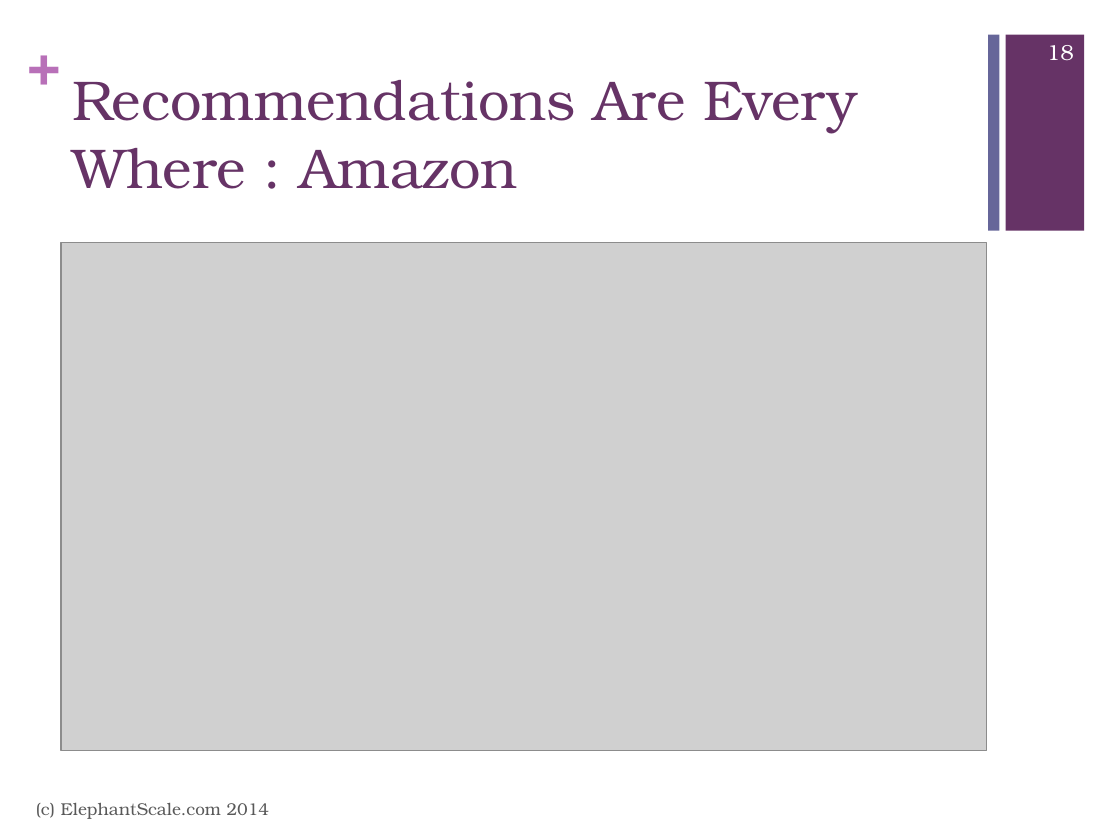
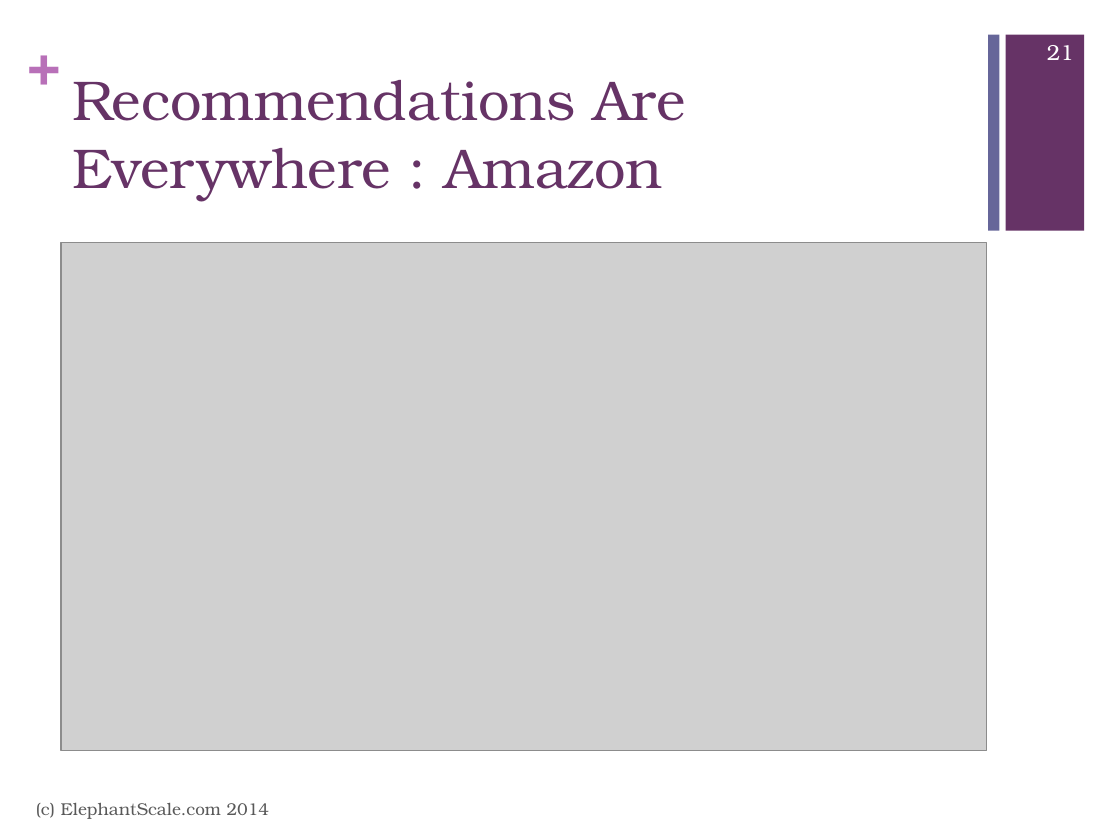
Before and after one commit to mattvinks/spark-labs, a slide deck: slide 21 of slides/MLLib.pptx (slide 18 before the commit). Drawn at 1120x840 pixels with LibreOffice and Linux fonts; fonts in the diff are those of the drawing; grey boxes stand for pictures. Boxes give left, top, right and bottom in pixels: in the first picture for what was removed or moved away, otherwise in the second. Text is boxed around its words. In the diff, an @@ line names an element or a change of style, - is before the commit and + after.

```diff
--- a/slides/MLLib.pptx
+++ b/slides/MLLib.pptx
@@ page number at (x1=1047, y1=45, x2=1074, y2=60): text changed @@
-18
+21
@@ title at (x1=72, y1=80, x2=686, y2=201): text changed @@
-Recommendations Are Every Where : Amazon
+Recommendations Are Everywhere : Amazon
```
Also in this commit, not shown: 4 other slides changed, 3 slides added.
